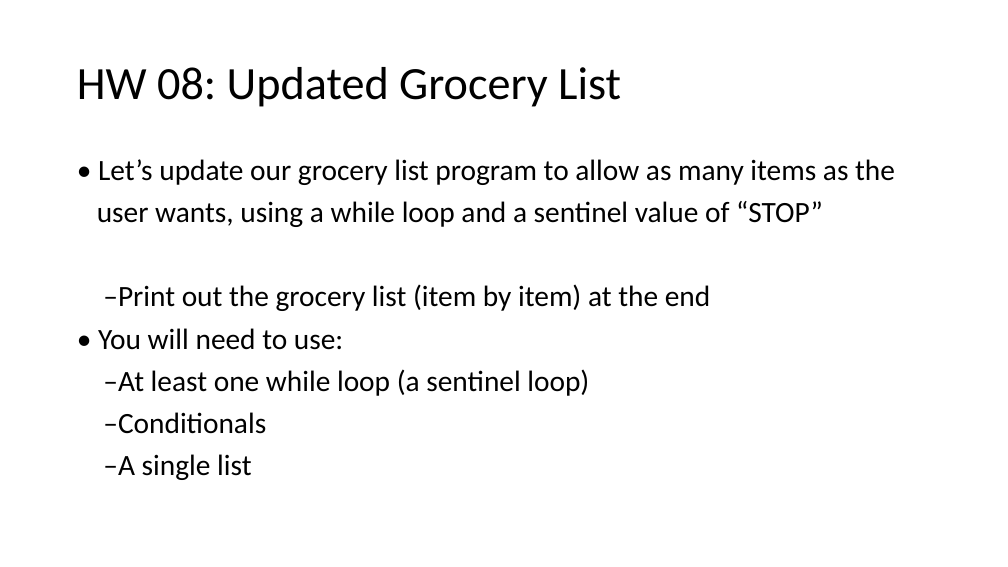
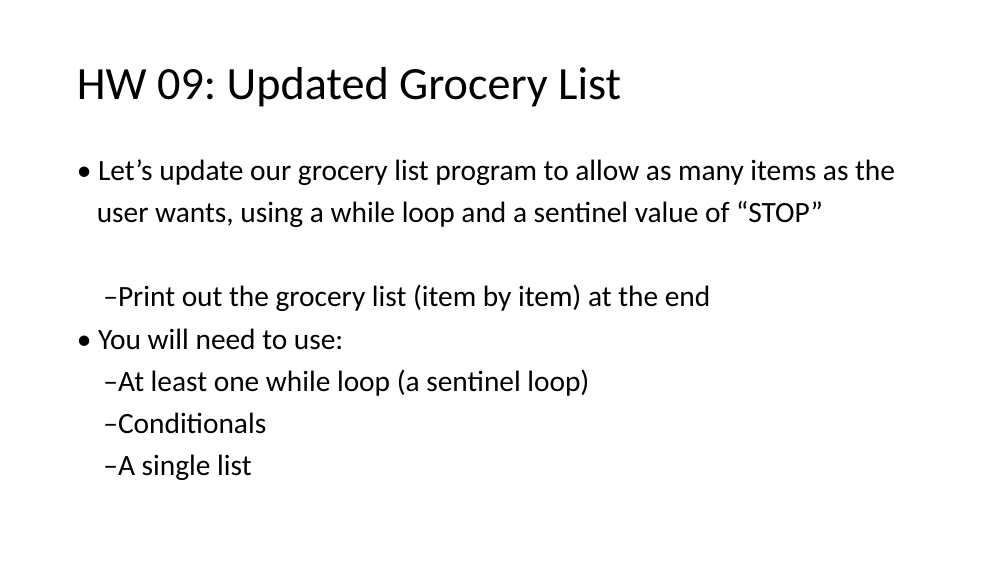
Before and after one commit to HKohin/Python-for-Upward-Bound-Program, a slide deck: slide 42 of PYTHON_8_Lists Part 1.pptx (slide 43 before the commit). Drawn at 1008x567 pixels with LibreOffice and Linux fonts; fonts in the diff are those of the drawing. Boxes give left, top, right and bottom in pixels: in the first picture for what was removed or moved away, otherwise in the second. Text is boxed around its words. In the diff, an @@ line names an element or a change of style, - is before the commit and + after.

```diff
--- a/PYTHON_8_Lists Part 1.pptx
+++ b/PYTHON_8_Lists Part 1.pptx
@@ title at box(77, 67, 621, 107): text changed @@
-HW 08: Updated Grocery List
+HW 09: Updated Grocery List
```
Also in this commit, not shown: 1 slide removed.
